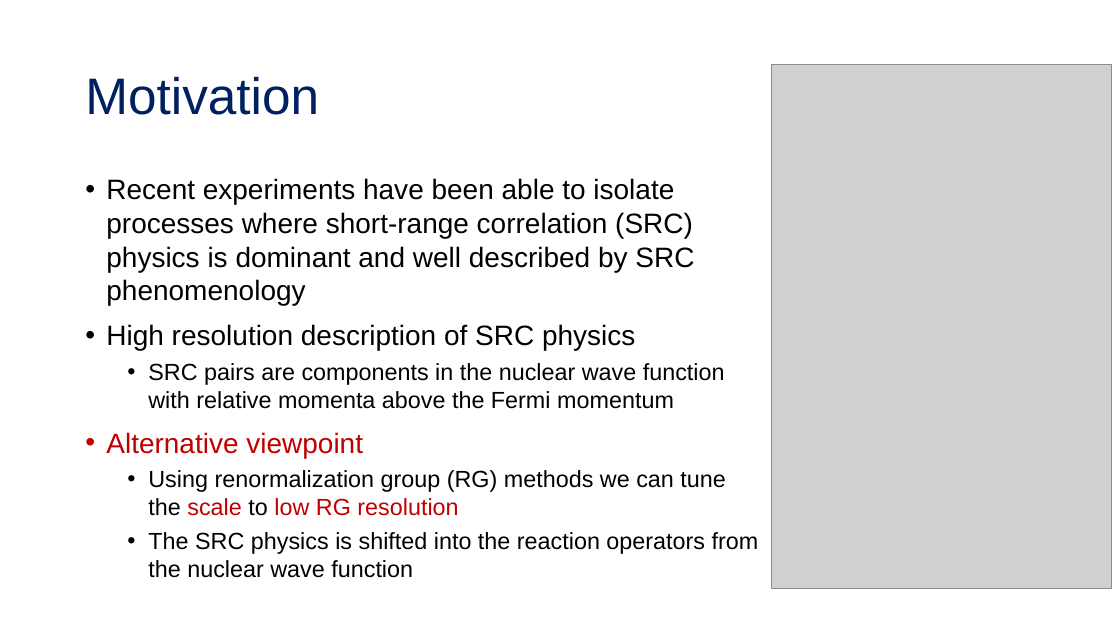
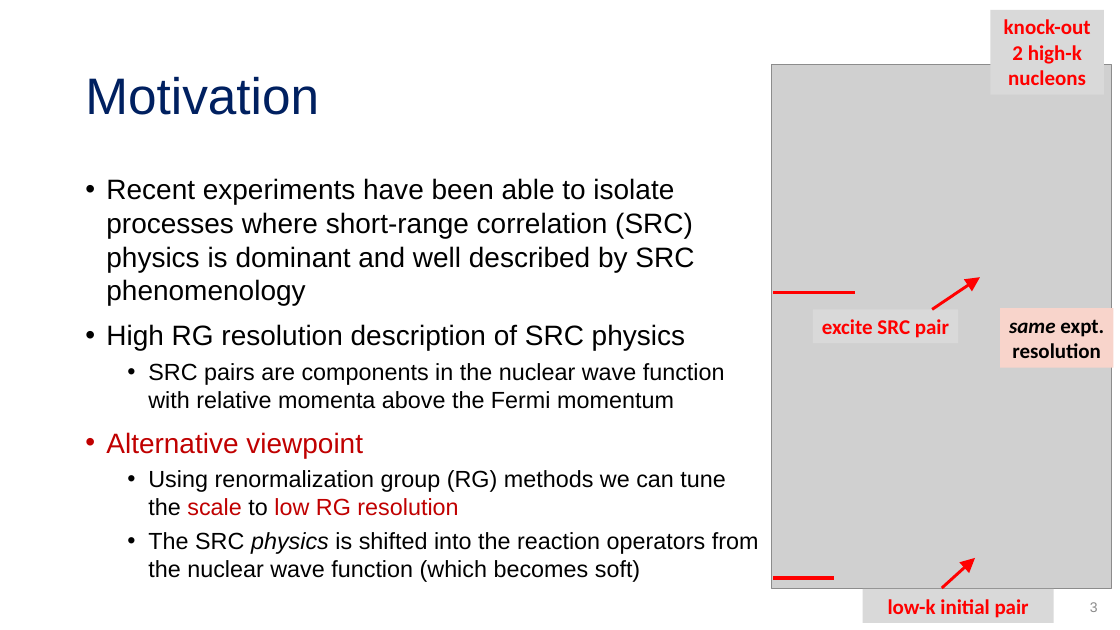
Before and after one commit to tropiano4/tropiano-srg, a slide deck: slide 3 of Presentations/DNP_October2020/tropiano_dnp_october2020.pptx. Drawn at 1120x630 pixels with LibreOffice and Linux fonts; fonts in the diff are those of the drawing; grey boxes stand for pictures. Boxes give left, top, right and bottom in pixels: in the first picture for what was removed or moved away, otherwise in the second. Text is boxed around its words. In the diff, an @@ line names an element or a change of style, - is before the commit and + after.

```diff
--- a/Presentations/DNP_October2020/tropiano_dnp_october2020.pptx
+++ b/Presentations/DNP_October2020/tropiano_dnp_october2020.pptx
@@ rectangle added at (x1=991, y1=10, x2=1104, y2=95), fill #D9D9D9, 18 pt, text #FF0000, bold @@
+knock-out 2 high-k nucleons
@@ line added from (773, 292) to (855, 292), #FF0000 3 pt @@
@@ arrow added from (933, 309) to (981, 277), #FF0000 2.5 pt @@
@@ text at (x1=106, y1=324, x2=685, y2=351): text changed @@
-• High resolution description of SRC physics
+• High RG resolution description of SRC physics
@@ rectangle added at (x1=813, y1=309, x2=959, y2=343), fill #D9D9D9, 18 pt, text #FF0000, bold @@
+excite SRC pair
@@ rectangle added at (x1=1001, y1=308, x2=1114, y2=368), fill #F8D4CB, 18 pt, text #000000, bold @@
+same expt. resolution
@@ text at (x1=148, y1=532, x2=759, y2=582): text changed @@
-  • The SRC physics is shifted into the reaction operators from the nuclear wave function
+  • The SRC physics is shifted into the reaction operators from the nuclear wave function (which becomes soft)
@@ arrow added from (942, 588) to (975, 558), #FF0000 2.5 pt @@
@@ line added from (773, 578) to (834, 578), #FF0000 3 pt @@
@@ rectangle added at (x1=863, y1=589, x2=1054, y2=623), fill #D9D9D9, 18 pt, text #FF0000, bold @@
+low-k initial pair
@@ page number added at (x1=1090, y1=602, x2=1098, y2=612), 12 pt, text #8C8C8C @@
+3
```
Also in this commit, not shown: 22 other slides changed.
